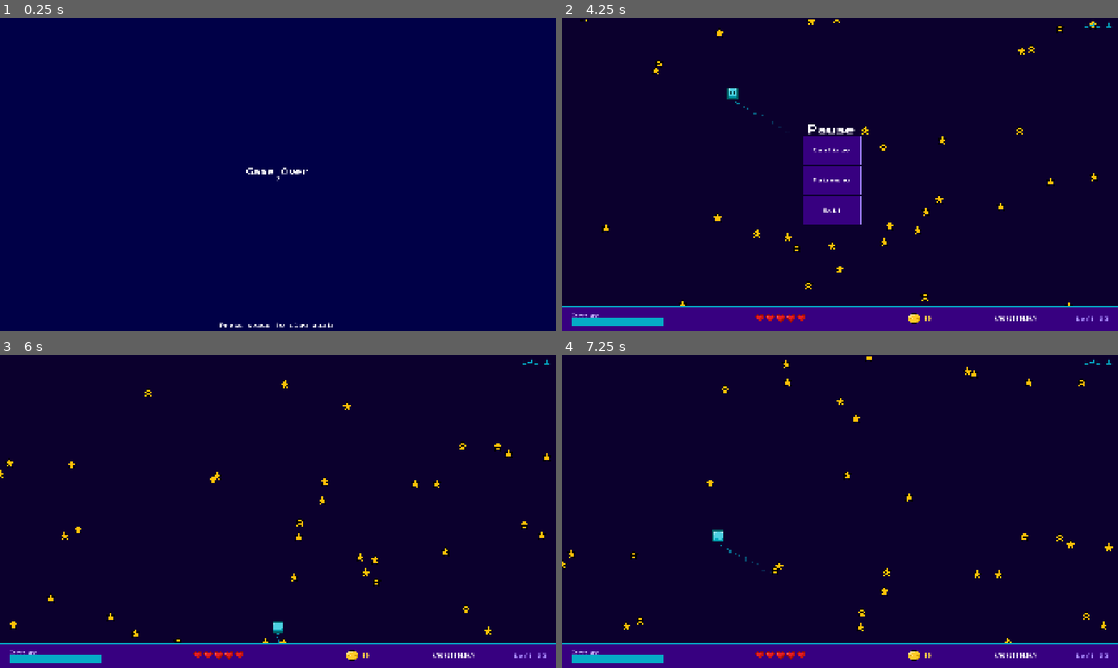
Above: before the commit, frames 1-4 (two rows, left to right).
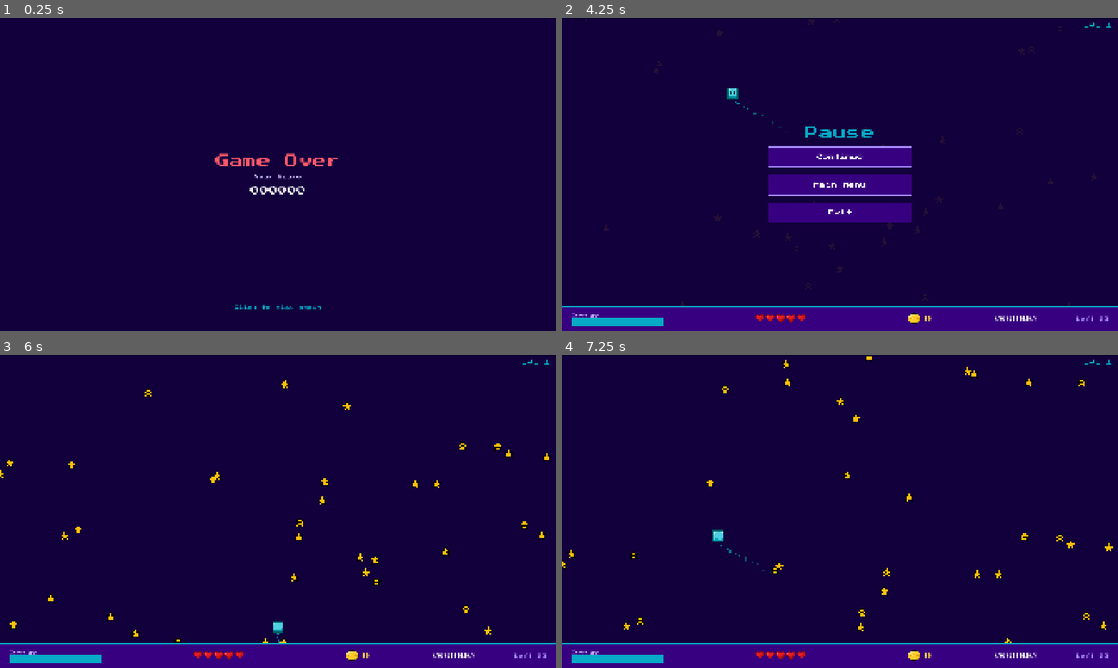
Above: after the commit, the same moments.

Repository: TranceMeli/Shapeventures
Game: Godot game, scene res://scene/ui/game_over.tscn
Same seed, same stepped clock (60 frames per second), same inputs: the game is played once before the commit and once after it. This scene is started directly instead of the project's main scene.
Inputs (mouse positions are in pixels of both pictures, inside the frame that each line leads up to):
- Up to frame 1 (0.25 s): no input
- Up to frame 2 (4.25 s): tap Space every 0.75 s from 0.5 to 2.75 s; move the mouse to (962, 158) at 0.52 s; hold D (right) 0.53-1.28 s; hold Right mouse button (beam) 0.53-1.28 s; move the mouse to (728, 190) at 1.27 s; hold S (down) 1.28-2.03 s; tap E (flip) at 1.35 s; move the mouse to (895, 105) at 2.02 s; hold D (right) 2.03-2.78 s; tap Middle mouse button (shield) at 2.1 s; move the mouse to (812, 237) at 2.77 s; hold W (up) 2.78-3.53 s; click (812, 237) at 2.85 s; move the mouse to (1006, 221) at 3.52 s; hold A (left) from 3.53 s (still down); hold Right mouse button (beam) from 3.53 s (still down); tap Escape (ui_cancel) at 4.15 s
- Up to frame 3 (6 s): release A (left) at 4.25 s; release Right mouse button (beam) at 4.25 s; click "Mainmenu" (after the commit: "Main Menu") at 4.25 s; click "Start Game" at 5 s; click "Play" at 5.75 s
- Up to frame 4 (7.25 s): move the mouse to (673, 464) at 6.52 s; hold A (left) from 6.53 s (still down); tap E (flip) at 6.6 s

The runs differ from the first frame. In frame 1, 1.0% of the frame differs, in the area x 38-62%, y 43-99%; in frame 2, 5.4%, in the area x 3-97%, y 0-92%; in frame 3, less than 0.1%; in frame 4, less than 0.1%.

Commit message:
Unify screen backgrounds and tidy game over, victory and pause screens
All screens now share the character select violet. Game over and victory
show the score with centered layouts, the game over hint says click instead
of space, and the pause menu is centered with larger buttons and a dimmed
background.

Co-Authored-By: Claude Sonnet 5.5 <noreply@anthropic.com>

Diff:
--- a/project.godot
+++ b/project.godot
@@ -109,4 +109,4 @@
 textures/canvas_textures/default_texture_filter=0
 rendering_device/driver.windows="d3d12"
 renderer/rendering_method="mobile"
-environment/defaults/default_clear_color=Color(0.04, 0, 0.19, 1)
+environment/defaults/default_clear_color=Color(0.07048602, 5.5193937e-05, 0.2368227, 1)
--- a/scene/main.tscn
+++ b/scene/main.tscn
@@ -83,7 +83,7 @@
 offset_right = 1913.0
 offset_bottom = 1053.0
 mouse_filter = 2
-color = Color(0.04417403, 3.0978154e-05, 0.1762752, 1)
+color = Color(0.07048602, 5.5193937e-05, 0.2368227, 1)
 
 [node name="Laser" type="Node2D" parent="." unique_id=41471623]
 
@@ -120,10 +120,8 @@
 
 [node name="PauseMenu" parent="." unique_id=1064503800 instance=ExtResource("5_0ha60")]
 visible = false
-offset_left = 932.0
-offset_top = 542.0
-offset_right = 932.0
-offset_bottom = 542.0
+offset_right = 1920.0
+offset_bottom = 1080.0
 
 [node name="UI" parent="." unique_id=2036829776 instance=ExtResource("5_4j5ol")]
 
--- a/scene/ui/game_over.tscn
+++ b/scene/ui/game_over.tscn
@@ -19,49 +19,54 @@
 anchor_bottom = 1.0
 grow_horizontal = 2
 grow_vertical = 2
-color = Color(4.0911138e-07, 0, 0.2790268, 1)
+color = Color(0.07048602, 5.5193937e-05, 0.2368227, 1)
 
 [node name="CenterContainer" type="CenterContainer" parent="." unique_id=1709340366]
 layout_mode = 1
-anchors_preset = 8
-anchor_left = 0.5
-anchor_top = 0.5
-anchor_right = 0.5
-anchor_bottom = 0.5
-offset_left = -104.0
-offset_top = -38.0
-offset_right = 104.0
-offset_bottom = 38.0
+anchors_preset = 15
+anchor_right = 1.0
+anchor_bottom = 1.0
 grow_horizontal = 2
 grow_vertical = 2
 
 [node name="VBoxContainer" type="VBoxContainer" parent="CenterContainer" unique_id=1395387861]
 layout_mode = 2
+theme_override_constants/separation = 24
 
 [node name="Label" type="Label" parent="CenterContainer/VBoxContainer" unique_id=1399794436]
 layout_mode = 2
-theme_override_font_sizes/font_size = 24
+theme_override_colors/font_color = Color(1, 0.35, 0.42, 1)
+theme_override_font_sizes/font_size = 48
 text = "Game Over"
+horizontal_alignment = 1
+
+[node name="ScoreCaption" type="Label" parent="CenterContainer/VBoxContainer"]
+layout_mode = 2
+theme_override_colors/font_color = Color(0.79, 0.72, 1, 1)
+theme_override_font_sizes/font_size = 16
+text = "Your Score"
+horizontal_alignment = 1
 
 [node name="Label2" type="Label" parent="CenterContainer/VBoxContainer" unique_id=31004092]
 layout_mode = 2
-text = "Your Score 0"
+theme_override_font_sizes/font_size = 32
+text = "000000"
 horizontal_alignment = 1
 
-[node name="MarginContainer" type="MarginContainer" parent="." unique_id=876626096]
+[node name="PromptLabel" type="Label" parent="."]
 layout_mode = 1
 anchors_preset = 7
 anchor_left = 0.5
 anchor_top = 1.0
 anchor_right = 0.5
 anchor_bottom = 1.0
-offset_left = -104.0
-offset_top = -40.0
-offset_right = 104.0
+offset_left = -400.0
+offset_top = -90.0
+offset_right = 400.0
+offset_bottom = -60.0
 grow_horizontal = 2
 grow_vertical = 0
-
-[node name="Label" type="Label" parent="MarginContainer" unique_id=1159743000]
-layout_mode = 2
-text = "Press space to play again"
+theme_override_colors/font_color = Color(0.019607844, 0.67058825, 0.7764706, 1)
+theme_override_font_sizes/font_size = 16
+text = "Click to play again"
 horizontal_alignment = 1
--- a/scene/ui/pause_menu.tscn
+++ b/scene/ui/pause_menu.tscn
@@ -4,7 +4,7 @@
 [ext_resource type="FontFile" path="res://font/PressStart2P-Regular.ttf" id="2_jo6ex"]
 
 [sub_resource type="StyleBoxFlat" id="StyleBoxFlat_83c78"]
-bg_color = Color(0.03137255, 0, 0.39215687, 1)
+bg_color = Color(0.07048602, 5.5193937e-05, 0.2368227, 0.92)
 
 [node name="PauseMenu" type="Control" unique_id=1064503800]
 process_mode = 3
@@ -32,39 +32,37 @@
 anchor_top = 0.5
 anchor_right = 0.5
 anchor_bottom = 0.5
-offset_left = -46.0
-offset_top = -61.0
-offset_right = 46.0
-offset_bottom = 61.0
 grow_horizontal = 2
 grow_vertical = 2
+theme_override_constants/separation = 24
 
 [node name="Label" type="Label" parent="VBoxContainer" unique_id=1794715701]
 layout_mode = 2
+theme_override_colors/font_color = Color(0.019607844, 0.67058825, 0.7764706, 1)
 theme_override_fonts/font = ExtResource("2_jo6ex")
-theme_override_font_sizes/font_size = 32
+theme_override_font_sizes/font_size = 48
 text = "Pause"
 horizontal_alignment = 1
 
 [node name="Button" type="Button" parent="VBoxContainer" unique_id=487826937]
-custom_minimum_size = Vector2(200, 100)
+custom_minimum_size = Vector2(500, 72)
 layout_mode = 2
 theme_override_fonts/font = ExtResource("2_jo6ex")
-theme_override_font_sizes/font_size = 16
+theme_override_font_sizes/font_size = 20
 text = "Continue"
 
 [node name="Button2" type="Button" parent="VBoxContainer" unique_id=276263764]
-custom_minimum_size = Vector2(200, 100)
+custom_minimum_size = Vector2(500, 72)
 layout_mode = 2
 theme_override_fonts/font = ExtResource("2_jo6ex")
-theme_override_font_sizes/font_size = 16
-text = "Mainmenu"
+theme_override_font_sizes/font_size = 20
+text = "Main Menu"
 
 [node name="Button3" type="Button" parent="VBoxContainer" unique_id=1399519879]
-custom_minimum_size = Vector2(200, 100)
+custom_minimum_size = Vector2(500, 72)
 layout_mode = 2
 theme_override_fonts/font = ExtResource("2_jo6ex")
-theme_override_font_sizes/font_size = 16
+theme_override_font_sizes/font_size = 20
 text = "Exit"
 
 [connection signal="pressed" from="VBoxContainer/Button" to="." method="_on_continue_pressed"]
--- a/scene/ui/victory.tscn
+++ b/scene/ui/victory.tscn
@@ -5,53 +5,59 @@
 
 [node name="Control" type="Control" unique_id=1972572018]
 layout_mode = 3
-anchors_preset = 0
-offset_left = 956.0
-offset_top = 556.0
-offset_right = 956.0
-offset_bottom = 556.0
+anchors_preset = 15
+anchor_right = 1.0
+anchor_bottom = 1.0
+grow_horizontal = 2
+grow_vertical = 2
 script = ExtResource("1_y2pk4")
 
 [node name="ColorRect" type="ColorRect" parent="." unique_id=1212063602]
-layout_mode = 0
-offset_left = -956.0
-offset_top = -554.0
-offset_right = 962.0
-offset_bottom = 526.0
-color = Color(0.015686275, 0, 0.3254902, 1)
+layout_mode = 1
+anchors_preset = 15
+anchor_right = 1.0
+anchor_bottom = 1.0
+grow_horizontal = 2
+grow_vertical = 2
+color = Color(0.07048602, 5.5193937e-05, 0.2368227, 1)
 
 [node name="CenterContainer" type="CenterContainer" parent="ColorRect" unique_id=1401947109]
 layout_mode = 1
-anchors_preset = 8
-anchor_left = 0.5
-anchor_top = 0.5
-anchor_right = 0.5
-anchor_bottom = 0.5
-offset_left = -151.5
-offset_top = -92.5
-offset_right = 111.5
-offset_bottom = 52.5
+anchors_preset = 15
+anchor_right = 1.0
+anchor_bottom = 1.0
 grow_horizontal = 2
 grow_vertical = 2
 
 [node name="VBoxContainer" type="VBoxContainer" parent="ColorRect/CenterContainer" unique_id=599336361]
 layout_mode = 2
+theme_override_constants/separation = 24
 
 [node name="Label" type="Label" parent="ColorRect/CenterContainer/VBoxContainer" unique_id=1500331358]
 layout_mode = 2
 size_flags_horizontal = 4
+theme_override_colors/font_color = Color(0.019607844, 0.67058825, 0.7764706, 1)
 theme_override_fonts/font = ExtResource("2_gnmtd")
-theme_override_font_sizes/font_size = 56
+theme_override_font_sizes/font_size = 48
 text = "Level Complete"
 
-[node name="NextLevelButton" type="Button" parent="ColorRect/CenterContainer/VBoxContainer" unique_id=483559498]
+[node name="ScoreLabel" type="Label" parent="ColorRect/CenterContainer/VBoxContainer"]
 layout_mode = 2
 theme_override_fonts/font = ExtResource("2_gnmtd")
-theme_override_font_sizes/font_size = 16
+theme_override_font_sizes/font_size = 24
+text = "Score 000000"
+horizontal_alignment = 1
+
+[node name="NextLevelButton" type="Button" parent="ColorRect/CenterContainer/VBoxContainer" unique_id=483559498]
+custom_minimum_size = Vector2(0, 72)
+layout_mode = 2
+theme_override_fonts/font = ExtResource("2_gnmtd")
+theme_override_font_sizes/font_size = 20
 text = "Next Level"
 
 [node name="MenuButton" type="Button" parent="ColorRect/CenterContainer/VBoxContainer" unique_id=1599933879]
+custom_minimum_size = Vector2(0, 72)
 layout_mode = 2
 theme_override_fonts/font = ExtResource("2_gnmtd")
-theme_override_font_sizes/font_size = 16
+theme_override_font_sizes/font_size = 20
 text = "Main Menu"
--- a/script/game_over.gd
+++ b/script/game_over.gd
@@ -6,7 +6,7 @@
 var input_delay := 0.7  # verhindert Sofort-Neustart durch den Klick beim Sterben
 
 func _ready() -> void:
-	$CenterContainer/VBoxContainer/Label2.text = str(Global.score)
+	$CenterContainer/VBoxContainer/Label2.text = "%06d" % Global.score
 
 
 func _process(delta: float) -> void:
--- a/script/victory.gd
+++ b/script/victory.gd
@@ -1,6 +1,7 @@
 extends Control
 
 func _ready():
+	$ColorRect/CenterContainer/VBoxContainer/ScoreLabel.text = "Score %06d" % Global.score
 	$ColorRect/CenterContainer/VBoxContainer/NextLevelButton.connect("pressed", _on_next_level_pressed)
 	$ColorRect/CenterContainer/VBoxContainer/MenuButton.connect("pressed", _on_menu_pressed)
 
